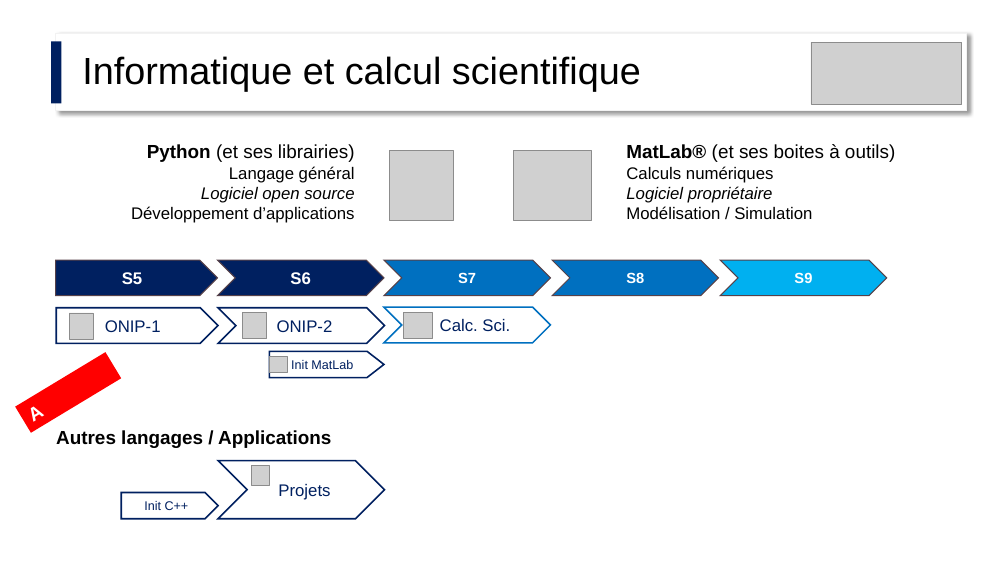
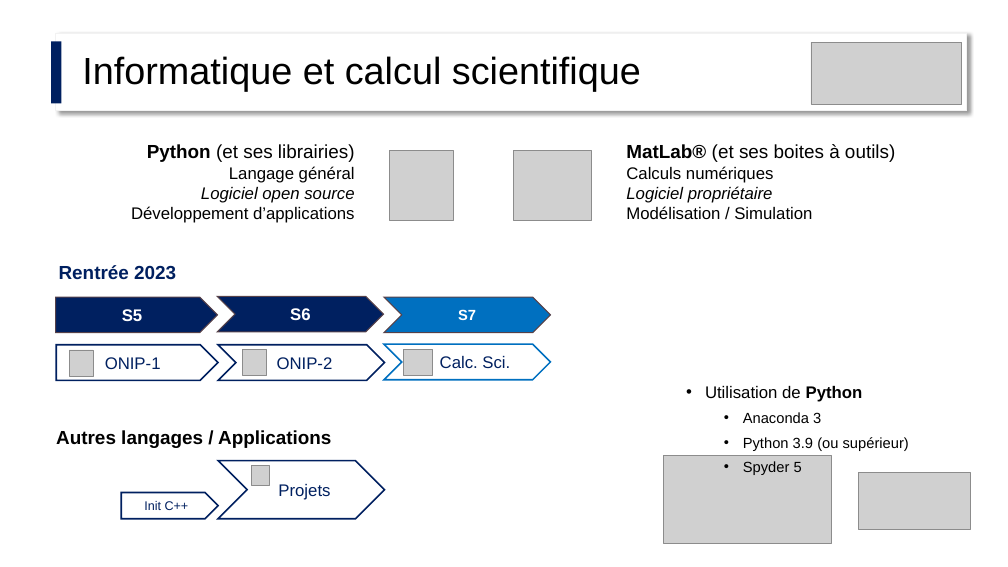
Before and after one commit to jvillemejane/jvillemejane, a slide deck: slide 13 of Presentations/2024_COPERF_Informatique.pptx (slide 8 before the commit). Drawn at 1008x567 pixels with LibreOffice and Linux fonts; fonts in the diff are those of the drawing; grey boxes stand for pictures; background and template pictures are left out. Boxes give left, top, right and bottom in pixels: in the first picture for what was removed or moved away, otherwise in the second. Text is boxed around its words. In the diff, an @@ line names an element or a change of style, - is before the commit and + after.

```diff
--- a/Presentations/2024_COPERF_Informatique.pptx
+++ b/Presentations/2024_COPERF_Informatique.pptx
@@ text added at [59,265,176,280], 18 pt, text #002060, bold @@
+Rentrée 2023
@@ chevron removed at [552,260,718,296] @@
-S8
@@ chevron removed at [721,260,887,296] @@
-S9
@@ 4 chevrons, 3 pictures, 2 pentagon arrows: place and size @@
-4 chevrons, 3 pictures, 2 pentagon arrows at [56,260,551,343]
+4 chevrons, 3 pictures, 2 pentagon arrows at [56,296,551,380]
@@ rectangle removed at [15,352,121,433] @@
-A REVOIR
@@ pentagon arrow removed at [269,352,384,378] @@
-Init MatLab
@@ picture removed at [269,357,287,373] @@
@@ text added at [705,386,909,475], 14 pt, text #000000 @@
+• Utilisation de Python
+  • Anaconda 3
+  • Python 3.9 (ou supérieur)
+  • Spyder 5
@@ picture added at [664,456,831,544] @@
@@ picture added at [859,473,971,529] @@
```
Also in this commit, not shown: 4 other slides changed, 11 slides added, 5 slides removed, 2 other files.
